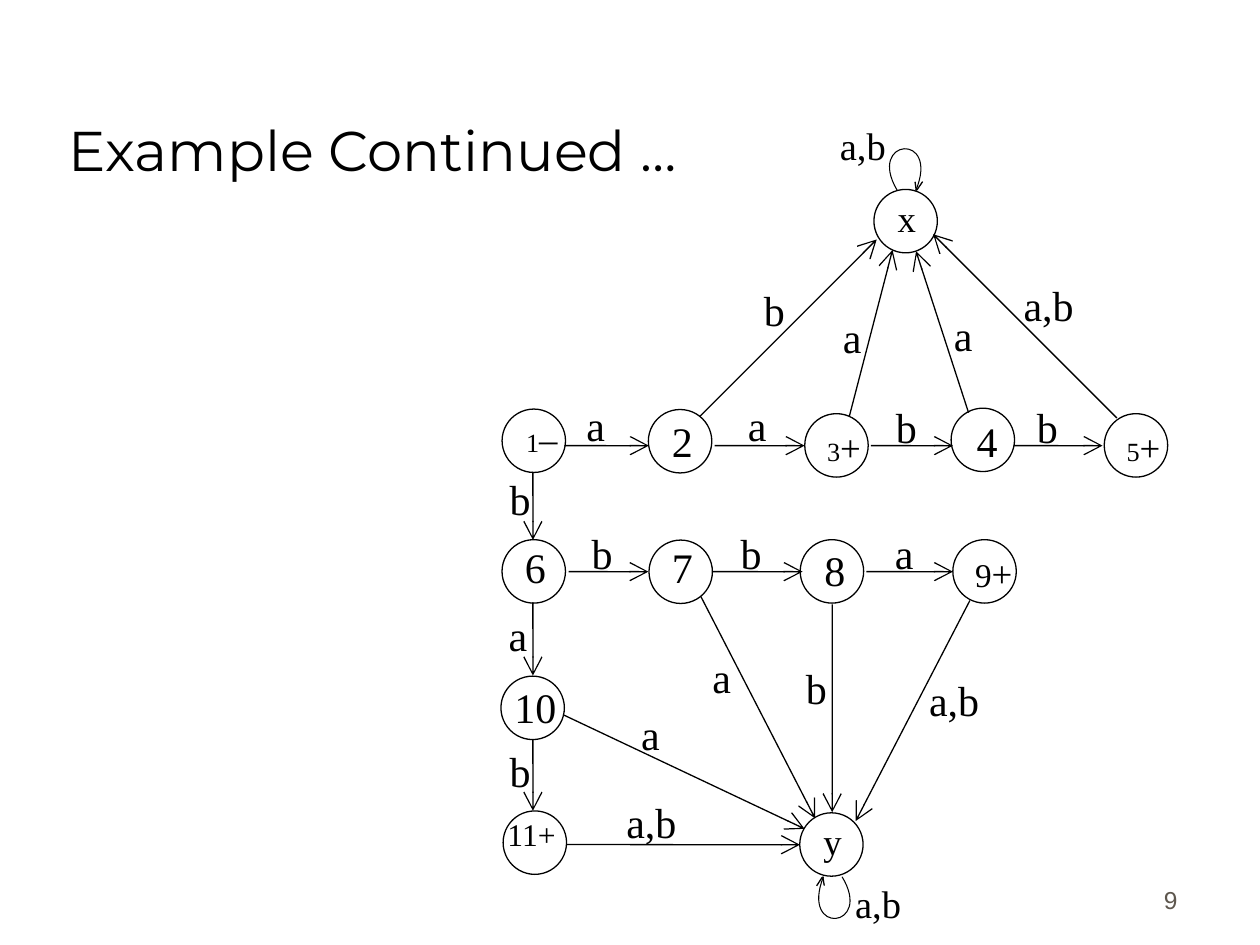
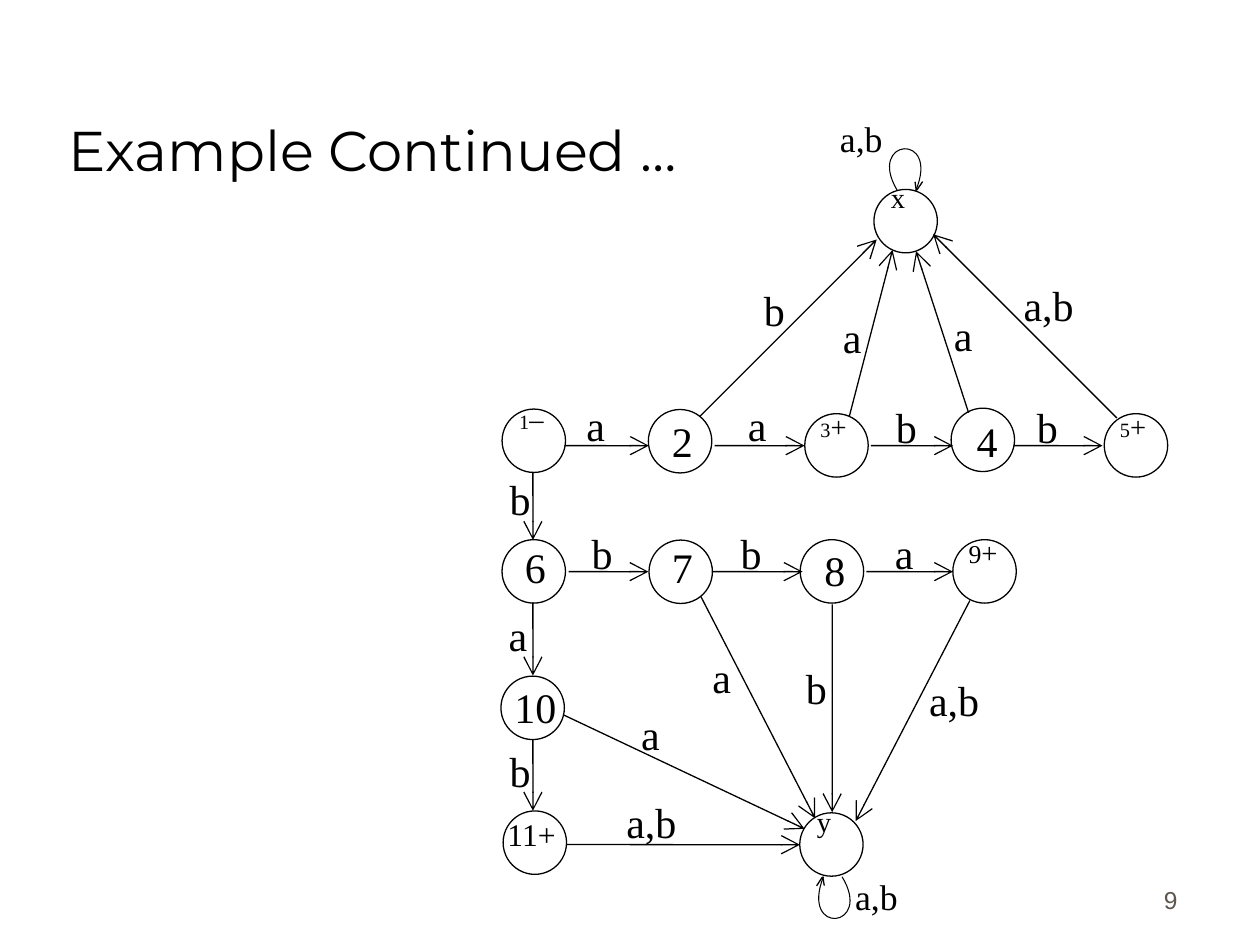
Before and after one commit to bamboat3/toa, a slide deck: slide 9 of Lesson 07.ppt. Drawn at 1260x945 pixels with LibreOffice and Linux fonts; fonts in the diff are those of the drawing; background and template pictures are left out. Boxes give left, top, right and bottom in pixels: in the first picture for what was removed or moved away, otherwise in the second. Text is boxed around its words. In the diff, an @@ line names an element or a change of style, - is before the commit and + after.

```diff
--- a/Lesson 07.ppt
+++ b/Lesson 07.ppt
@@ text "a,b" at [840,127,883,158]: size 22 to 20.4 pt; line spacing 1 to 0.9 @@
@@ text "x" at [891,186,905,208]: size 21 to 16.3 pt; line spacing 1 to 0.8 @@
@@ text "1–" at [519,413,529,429]: size 15 to 11.6 pt, size 21 to 16.3 pt in "1–"; line spacing 1 to 0.8 @@
@@ text "3+" at [820,423,830,438]: size 15 to 11.6 pt, size 21 to 16.3 pt in "3+"; line spacing 1 to 0.8 @@
@@ text "5+" at [1120,423,1130,438]: size 15 to 11.6 pt, size 21 to 16.3 pt in "5+"; line spacing 1 to 0.8 @@
@@ text "9+" at [969,543,982,564]: size 19 to 14.7 pt, size 21 to 16.3 pt in "9+"; line spacing 1 to 0.8 @@
@@ text "y" at [817,812,831,838]: size 21 to 16.3 pt; line spacing 1 to 0.8 @@
@@ text "a,b" at [855,885,898,916]: size 22 to 20.4 pt; line spacing 1 to 0.9 @@
```
Also in this commit, not shown: 4 other slides changed, 7 slides added, 1 slide removed, 1 other file.
